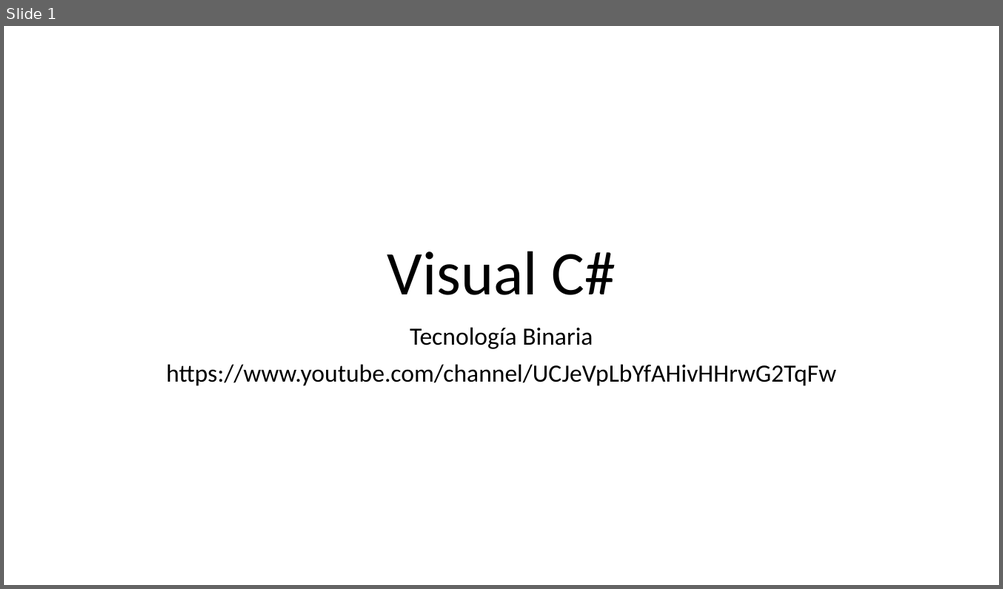
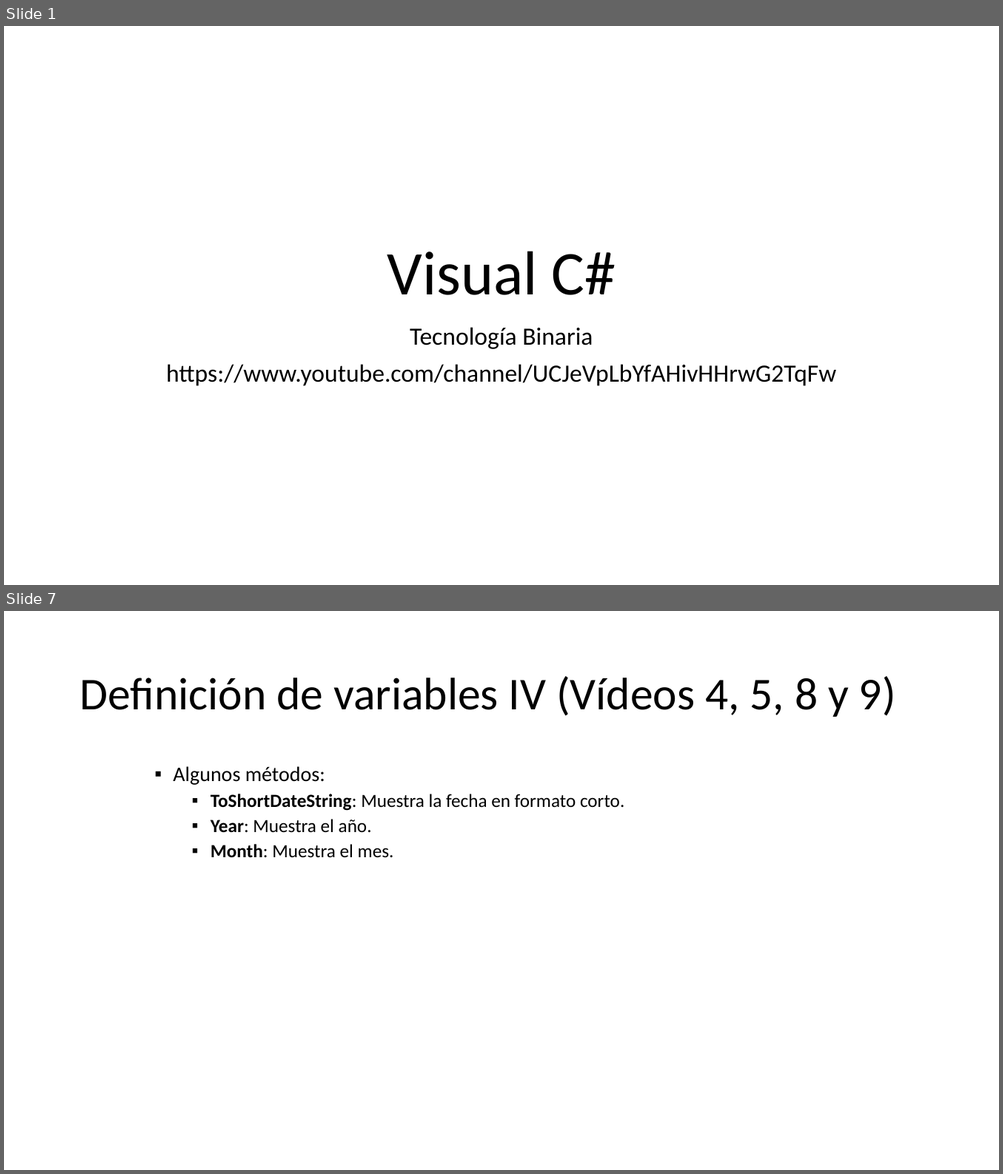
Before and after one commit to Worome/Recetatic, a slide deck: Recetatic/Visual C#.pptx. Shown one above the other, each under a label of ours: slide 1 before the commit, slides 1 and 7 after it; the slides between them are not shown. The pictures are 1003x589 and 1003x1174 pixels, drawn with LibreOffice and Linux fonts; fonts in the diff are those of the drawing. Boxes give left, top, right and bottom in pixels: in the first picture for what was removed or moved away, otherwise in the second. Text is boxed around its words. In the diff, an @@ line names an element or a change of style, - is before the commit and + after.

```diff
--- a/Recetatic/Visual C#.pptx
+++ b/Recetatic/Visual C#.pptx
@@ slide 7 added at (4,611,999,1170), background #FFFFFF @@
@@ title added at (79,676,896,717), 44 pt, text #000000 @@
+Definición de variables IV (Vídeos 4, 5, 8 y 9)
@@ text added at (173,766,624,858), 18 pt, text #000000 @@
+    ▪ Algunos métodos:
+      ▪ ToShortDateString: Muestra la fecha en formato corto.
+      ▪ Year: Muestra el año.
+      ▪ Month: Muestra el mes.
```
Also in this commit, not shown: 2 slides changed, 5 other slides added.
